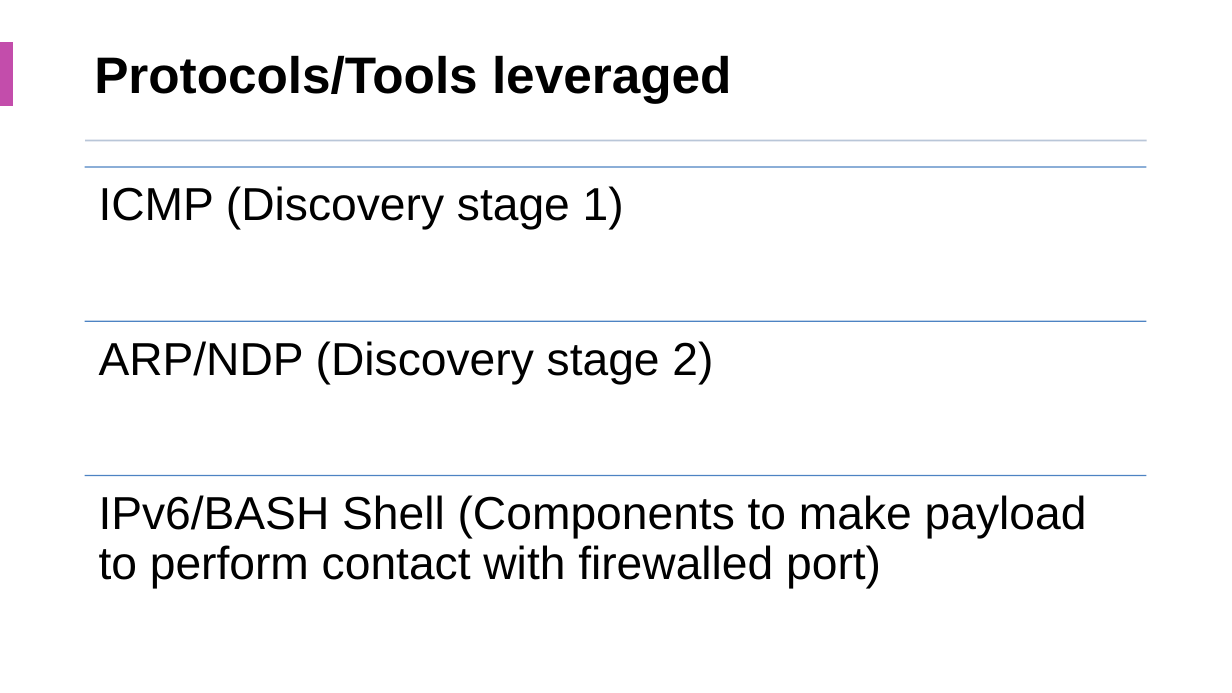
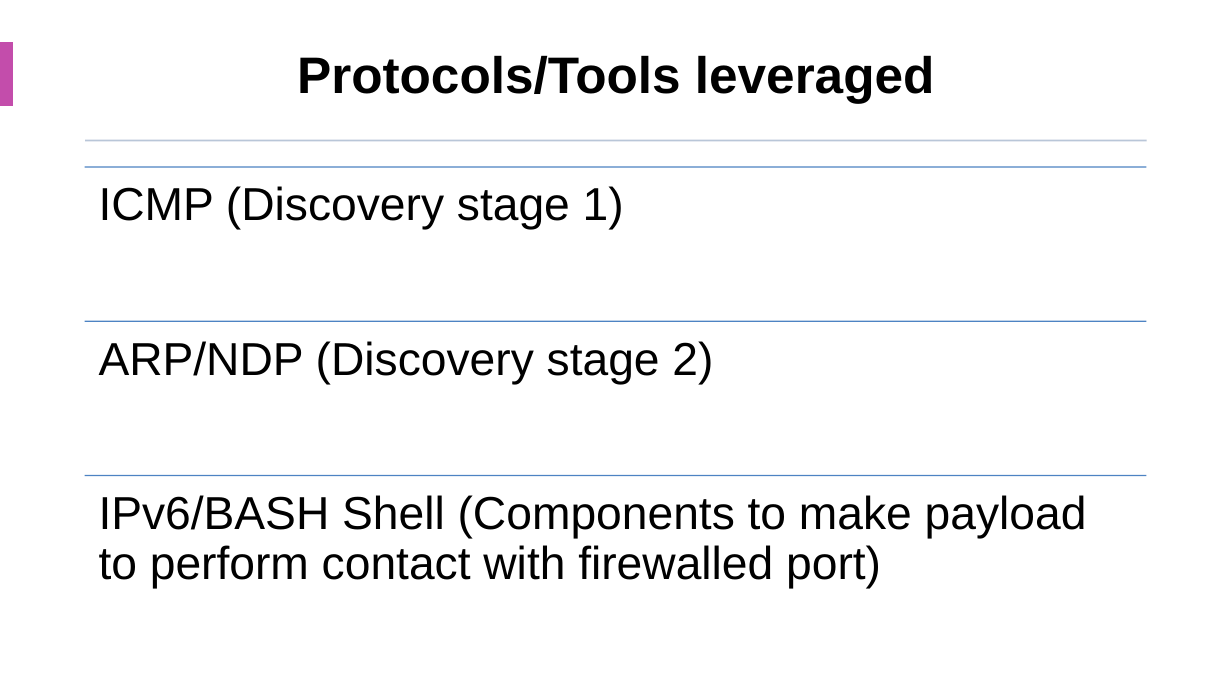
Before and after one commit to aqeebhussain122/hpc-offensive-security, a slide deck: slide 12 of Offensive Security Tactics for Linux Professionals - Linux Network Defence Evasion.pptx. Drawn at 1232x693 pixels with LibreOffice and Linux fonts; fonts in the diff are those of the drawing. Boxes give left, top, right and bottom in pixels: in the first picture for what was removed or moved away, otherwise in the second. Text is boxed around its words. In the diff, an @@ line names an element or a change of style, - is before the commit and + after.

```diff
--- a/Offensive Security Tactics for Linux Professionals - Linux Network Defence Evasion.pptx
+++ b/Offensive Security Tactics for Linux Professionals - Linux Network Defence Evasion.pptx
@@ title "Protocols/Tools leveraged" at box(297, 55, 935, 103): alignment left to centre @@
```
Also in this commit, not shown: 4 other slides changed.
